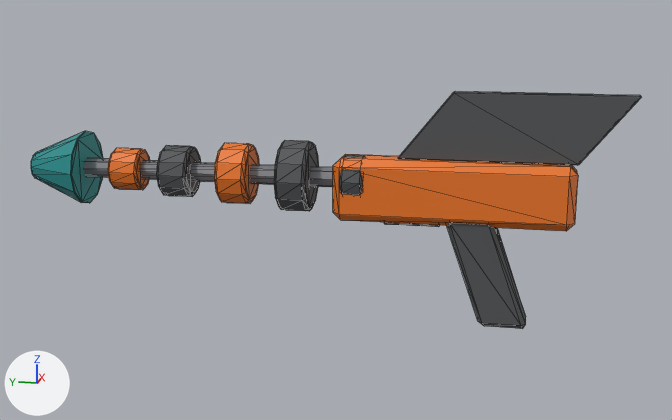
The glTF model assets/low-poly-guns/beamer.glb as it was, and as the next commit left it.
Both versions are drawn from a 50 mm lens placed at (-0.968, -0.215, 0.235), pointed at (0.002, -0.021, -0.008). The axes (+X, +Y, +Z) are drawn at lower left. The lights are the same throughout. The first picture is the older version. Mesh edges are drawn as thin lines. Vertices at exactly the same position are counted once.

In view in the first picture: 'beamer'.
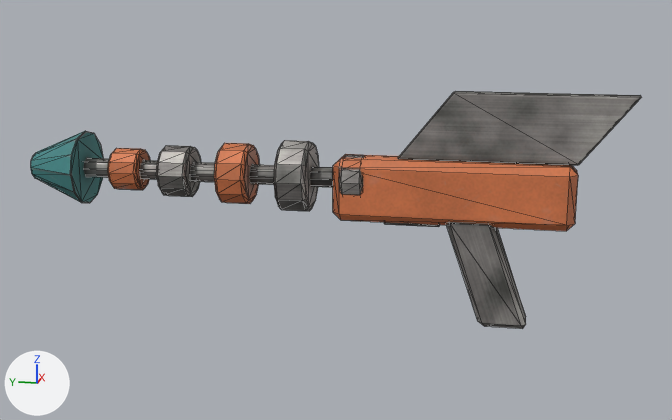
The change, as JSON lines over the scene's bpy script:
```json
{"op": "add", "block": "img_image_0", "code": ["img_image_0 = load_image('Image_0', '_unpacked/Image_0', 1024, 1024, 'sRGB')"]}
{"op": "add", "block": "img_image_2", "code": ["img_image_2 = load_image('Image_2', '_unpacked/Image_2', 1024, 1024, 'Non-Color')"]}
{"op": "add", "block": "img_image_1", "code": ["img_image_1 = load_image('Image_1', '_unpacked/Image_1', 1024, 1024, 'Non-Color')"]}
{"block": "mat_zee_signal", "change": "nodes: BsdfPrincipled, OutputMaterial"}
{"block": "mat_zee_signal", "change": "colours: orange #eb751f"}
{"block": "mat_zee_signal", "change": "nodes: BsdfPrincipled, NormalMap, OutputMaterial, SeparateColor, TexImage x3"}
{"block": "mat_zee_signal", "change": "uses the picture img_image_0"}
{"block": "mat_zee_signal", "change": "uses the picture img_image_1"}
{"block": "mat_zee_signal", "change": "uses the picture img_image_2"}
{"block": "me_box", "where": "me_box.from_pydata(...)  # 416 vertices, 788 faces; spans x -0.042..0.042, y -0.33..0.33, z -0.124..0.124"}
{"block": "me_box", "where": "# used by ob_beamer; location = (0.0, 0.0, 0.0)"}
{"block": "me_box", "change": "me_box part 1"}
{"block": "me_box", "change": "28 faces are deleted"}
{"block": "me_box", "change": "28 new faces join them"}
{"block": "me_box", "change": "me_box part 2: 738 kept faces spanning x -0.042..0.042, y -0.33..0.33, z -0.124..0.124 get new texture (UV) coordinates"}
{"block": "me_box", "change": "me_box part 3: 60 faces spanning x -0.011..0.011, y -0.037..0.317, z 0.018..0.04 switch from mat_zee_steel (grey #85878c) to mat_zee_signal"}
{"block": "me_box", "change": "me_box part 4: 384 faces spanning x -0.039..0.039, y -0.33..0.174, z -0.124..0.124 switch from mat_zee_graphite (dark grey #525457) to mat_zee_signal"}
{"block": "me_box", "change": "me_box part 5: 66 faces spanning x -0.042..0.042, y 0.267..0.33, z -0.013..0.071 switch from mat_zee_teal (cyan #1f8c8c) to mat_zee_signal"}
```

What differs and where, as boxes (x1, y1, x2, y2) in the pictures (672 x 420 px; the box of a moved part takes in the faces that stretch with it):
```json
{"object": "beamer", "change": "surface changed", "before": [31, 91, 641, 329], "after": [31, 91, 641, 329]}
{"part": 1, "of": "me_box", "change": "moved or reshaped", "before": [385, 222, 440, 227], "after": [385, 222, 440, 227]}
{"part": 2, "of": "me_box", "change": "surface changed", "before": [31, 91, 641, 329], "after": [31, 91, 641, 329]}
{"part": 3, "of": "me_box", "change": "recoloured", "before": [84, 158, 333, 187], "after": [84, 158, 333, 187]}
{"part": 4, "of": "me_box", "change": "recoloured", "before": [156, 91, 641, 329], "after": [156, 91, 641, 329], "on screen": "lighter"}
{"part": 5, "of": "me_box", "change": "recoloured", "before": [31, 131, 103, 203], "after": [31, 131, 103, 203]}
```
